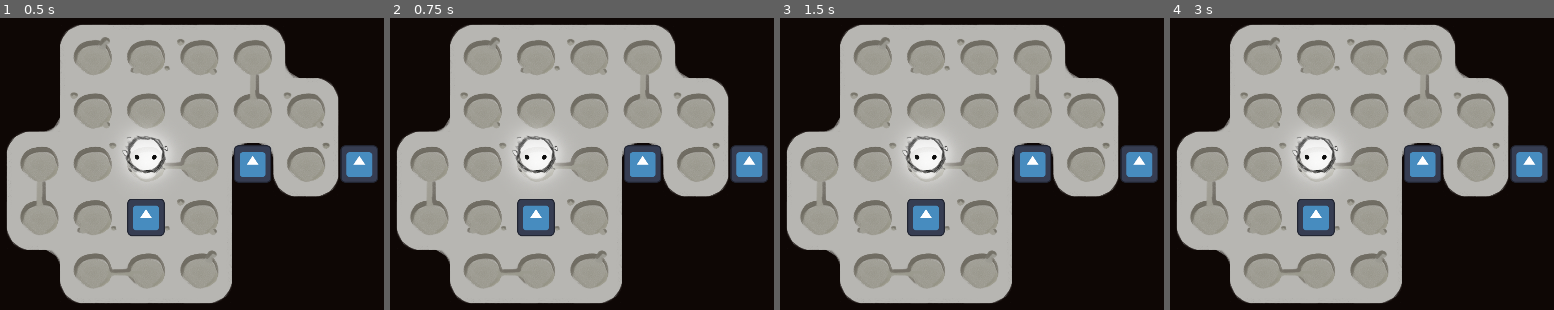
Above: before the commit, frames 1-4 (left to right).
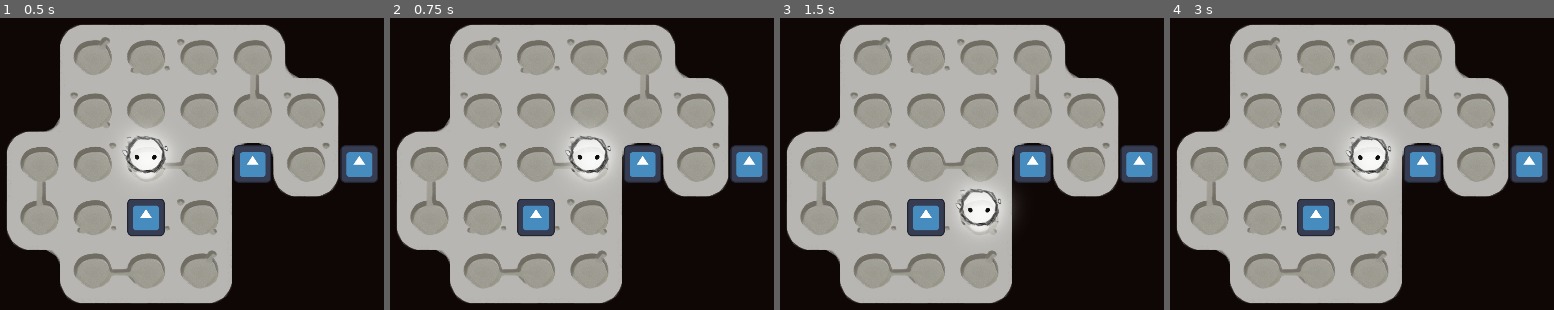
Above: after the commit, the same moments.

Repository: Lukko-Digital/brackeys-jam-2025-1
Game: Godot game, scene res://src/main.tscn
The game is run twice, just before and just after one commit, with the same random seed, the same clock (stepped at 60 frames per second) and the same inputs. The engine's default icon, where the game draws it, is replaced by a stand-in: a white triangle on a blue panel in a dark square.
Inputs:
- Up to frame 1 (0.5 s): no input
- Up to frame 2 (0.75 s): tap Enter at 0.5 s; hold D (right) from 0.53 s (still down)
- Up to frame 3 (1.5 s): tap Space at 1.25 s; release D (right) at 1.28 s; hold S (down) from 1.28 s (still down)
- Up to frame 4 (3 s): tap Enter at 2 s; release S (down) at 2.03 s; hold D (right) 2.03-2.78 s; tap Space at 2.75 s; hold W (up) from 2.78 s (still down)

Frame 1 is identical in both runs. In frame 2, 2.9% of the frame differs, in the area x 32-61%, y 39-57%; in frame 3, 3.1%, in the area x 32-62%, y 39-75%; in frame 4, 3.0%.
Error before the commit: Parse Error: Member "is_moving" is not a function. (res://src/player.gd:8)

Commit message:
add coyote timing

Diff:
--- a/src/player.gd
+++ b/src/player.gd
@@ -1,9 +1,29 @@
 extends Moveable
 class_name Player
 
+const COYOTE_TIME = 0.1
+
+@onready var coyote_timer: Timer = %CoyoteTimer
+
+var buffered_input: String = ""
+
+func _ready() -> void:
+	super()
+	coyote_timer.wait_time = COYOTE_TIME
+
+func movement_ended():
+	super()
+	if not coyote_timer.is_stopped():
+		move(buffered_input)
+
+func move_input(dir: String):
+	coyote_timer.start()
+	buffered_input = dir
+
+	if not is_moving:
+		move(dir)
 
 func _unhandled_input(event):
 	for dir in INPUTS.keys():
 		if event.is_action_pressed(dir):
-			if not is_moving():
-				move(dir)
+			move_input(dir)
--- a/src/player.tscn
+++ b/src/player.tscn
@@ -16,3 +16,7 @@
 [node name="Player" type="Sprite2D" parent="." index="2"]
 position = Vector2(17, -42)
 texture = ExtResource("1_qlaae")
+
+[node name="CoyoteTimer" type="Timer" parent="." index="3"]
+unique_name_in_owner = true
+one_shot = true
